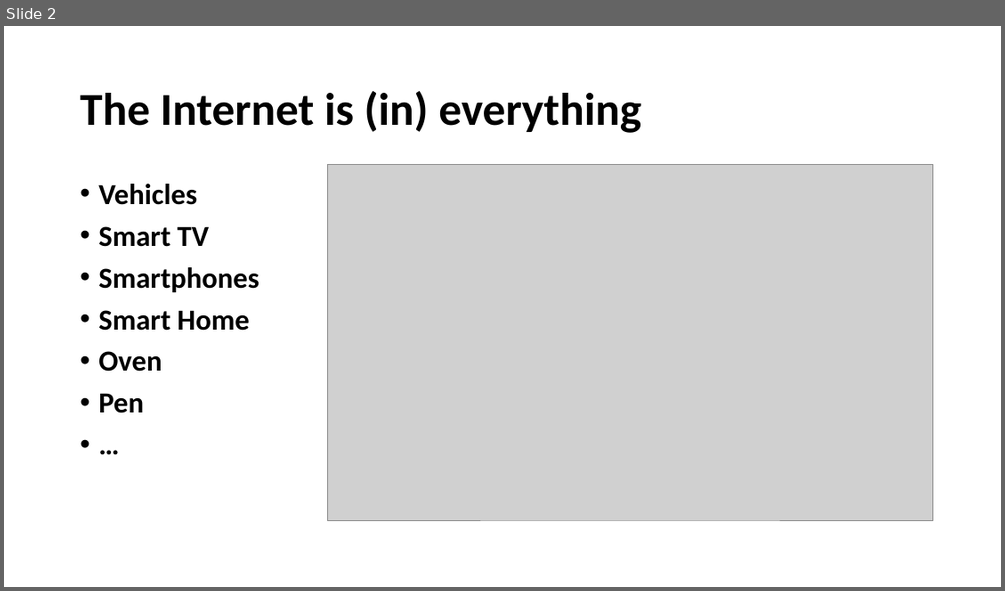
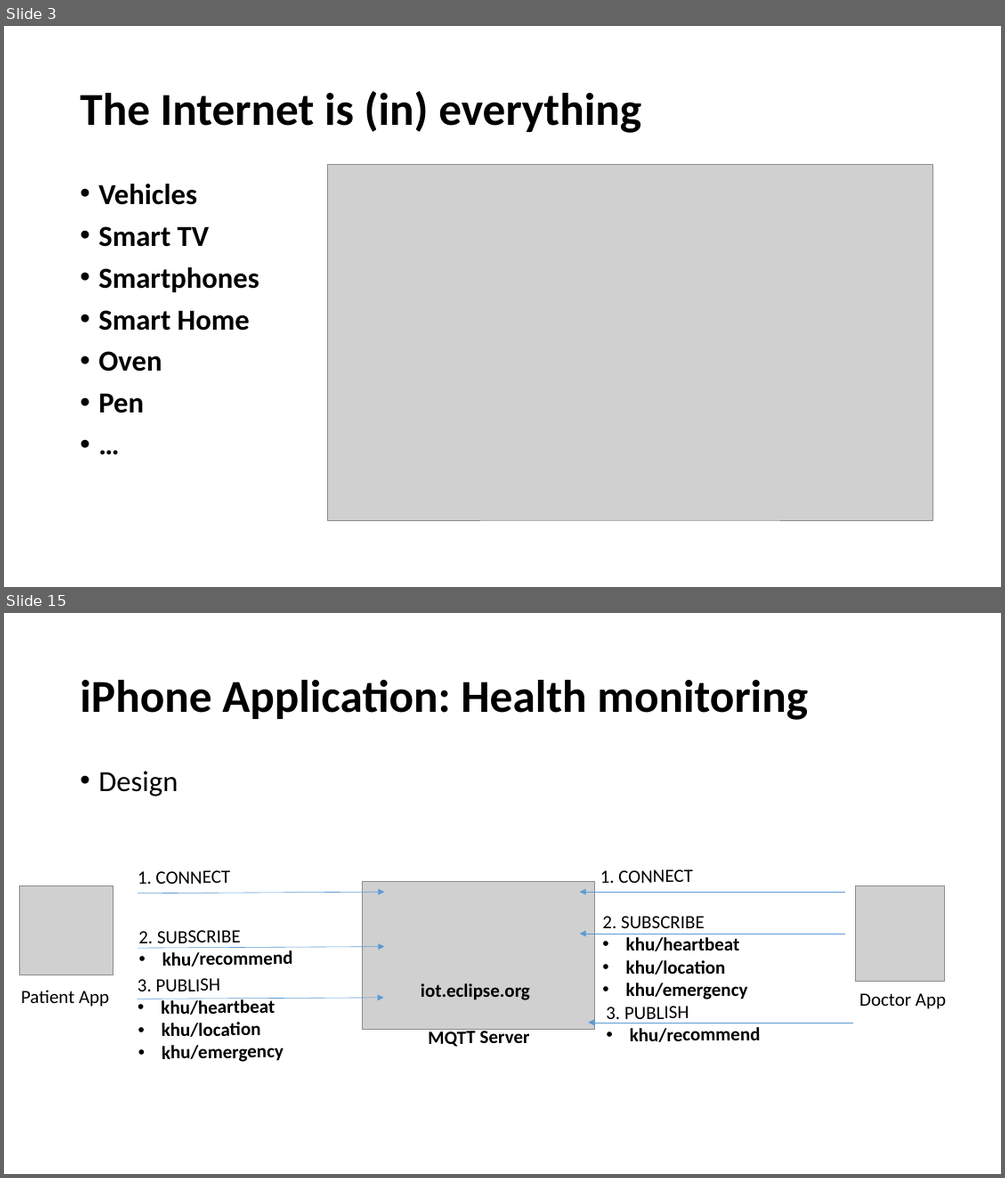
Before and after one commit to lephamtuyen/healthmonitoring, a slide deck: IBM_IoT.pptx. Shown one above the other, each under a label of ours: slide 2 before the commit, slides 3 and 15 after it; the slides between them are not shown. The pictures are 1005x591 and 1005x1178 pixels, drawn with LibreOffice and Linux fonts; fonts in the diff are those of the drawing; grey boxes stand for pictures. Boxes give left, top, right and bottom in pixels: in the first picture for what was removed or moved away, otherwise in the second. Text is boxed around its words. In the diff, an @@ line names an element or a change of style, - is before the commit and + after.

```diff
--- a/IBM_IoT.pptx
+++ b/IBM_IoT.pptx
@@ slide 15 added at [4,613,1001,1174], background #FFFFFF @@
@@ title added at [80,680,808,720], 44 pt, text #000000, bold @@
+iPhone Application: Health monitoring
@@ text added at [98,771,178,796], 28 pt, text #000000 @@
+• Design
@@ text added at [138,870,231,884], 18 pt, text #000000 @@
+1. CONNECT
@@ text added at [600,869,693,883], 18 pt, text #000000 @@
+1. CONNECT
@@ picture added at [19,886,113,975] @@
@@ arrow added from (138, 893) to (385, 892), #5B9BD5 0.5 pt @@
@@ picture added at [362,882,595,1029] @@
@@ arrow added from (844, 892) to (580, 892), #5B9BD5 0.5 pt @@
@@ picture added at [856,886,945,981] @@
@@ text added at [138,930,293,966], 18 pt, text #000000, bold @@
+2. SUBSCRIBE
+• khu/recommend
@@ text added at [602,916,748,999], 18 pt, text #000000, bold @@
+2. SUBSCRIBE
+• khu/heartbeat
+• khu/location
+• khu/emergency
@@ arrow added from (138, 948) to (385, 947), #5B9BD5 0.5 pt @@
@@ arrow added from (844, 933) to (580, 933), #5B9BD5 0.5 pt @@
@@ text added at [138,978,283,1062], 18 pt, text #000000, bold @@
+3. PUBLISH
+• khu/heartbeat
+• khu/location
+• khu/emergency
@@ text added at [421,983,530,1000], 18 pt, text #000000, bold @@
+iot.eclipse.org
@@ text added at [21,989,109,1006], 18 pt, text #000000 @@
+Patient App
@@ arrow added from (138, 999) to (384, 997), #5B9BD5 0.5 pt @@
@@ text added at [606,1005,760,1042], 18 pt, text #000000, bold @@
+3. PUBLISH
+• khu/recommend
@@ text added at [859,993,946,1009], 18 pt, text #000000 @@
+Doctor App
@@ text added at [428,1027,530,1046], 18 pt, text #000000, bold @@
+MQTT Server
@@ arrow added from (853, 1022) to (588, 1022), #5B9BD5 0.5 pt @@
@@ what was slide 2 is now slide 3 @@
```
Also in this commit, not shown: 7 slides changed, 9 other slides added, 5 slides removed.
